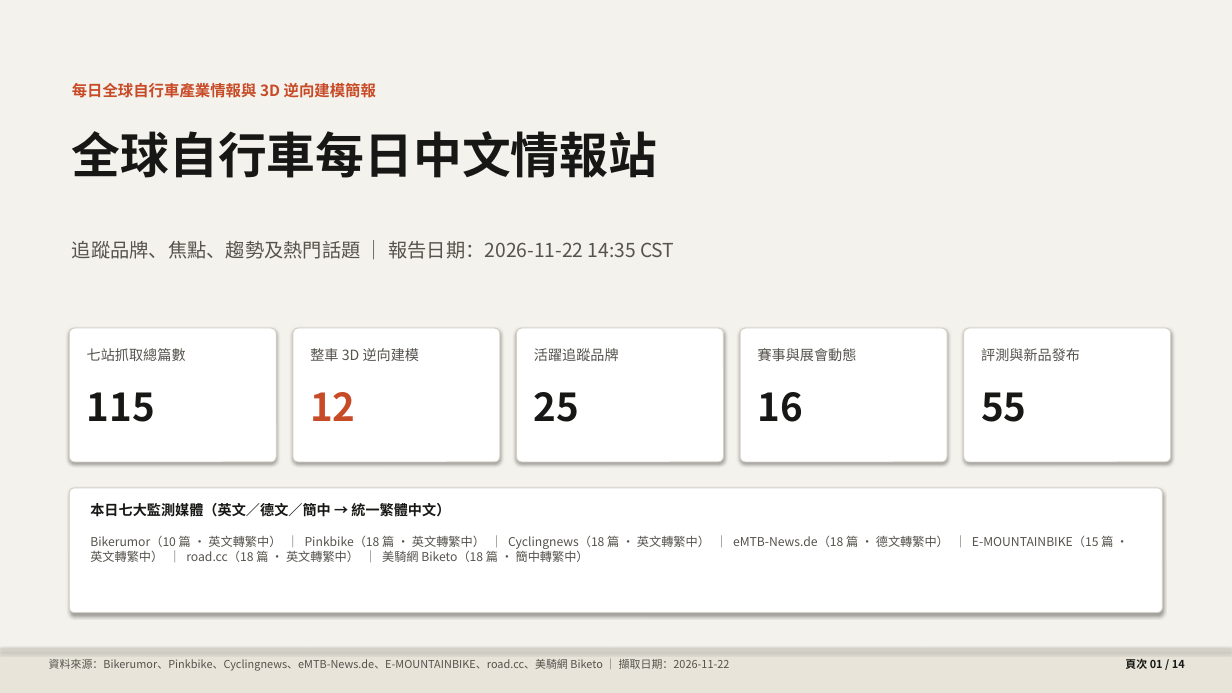
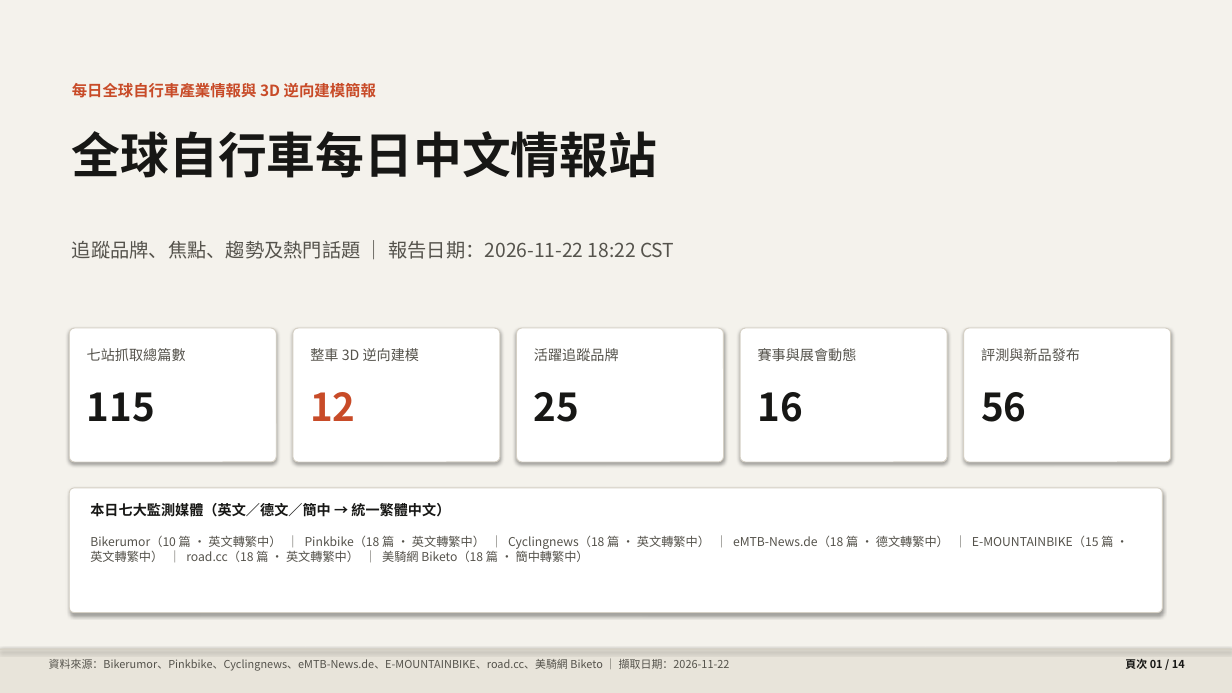
Before and after one commit to pc007ya/BikeResearch-Daily, a slide deck: slide 1 of docs/data/archive/2026-11-22_briefing.pptx. Drawn at 1232x693 pixels with LibreOffice and Linux fonts; fonts in the diff are those of the drawing. Boxes give left, top, right and bottom in pixels: in the first picture for what was removed or moved away, otherwise in the second. Text is boxed around its words. In the diff, an @@ line names an element or a change of style, - is before the commit and + after.

```diff
--- a/docs/data/archive/2026-11-22_briefing.pptx
+++ b/docs/data/archive/2026-11-22_briefing.pptx
@@ text at bbox=[72, 241, 674, 259]: text changed @@
-追蹤品牌、焦點、趨勢及熱門話題 ｜ 報告日期：2026-11-22 14:35 CST
+追蹤品牌、焦點、趨勢及熱門話題 ｜ 報告日期：2026-11-22 18:22 CST
@@ text at bbox=[981, 392, 1026, 422]: text changed @@
-55
+56
```
Also in this commit, not shown: 5 other slides changed, 39 other files.
